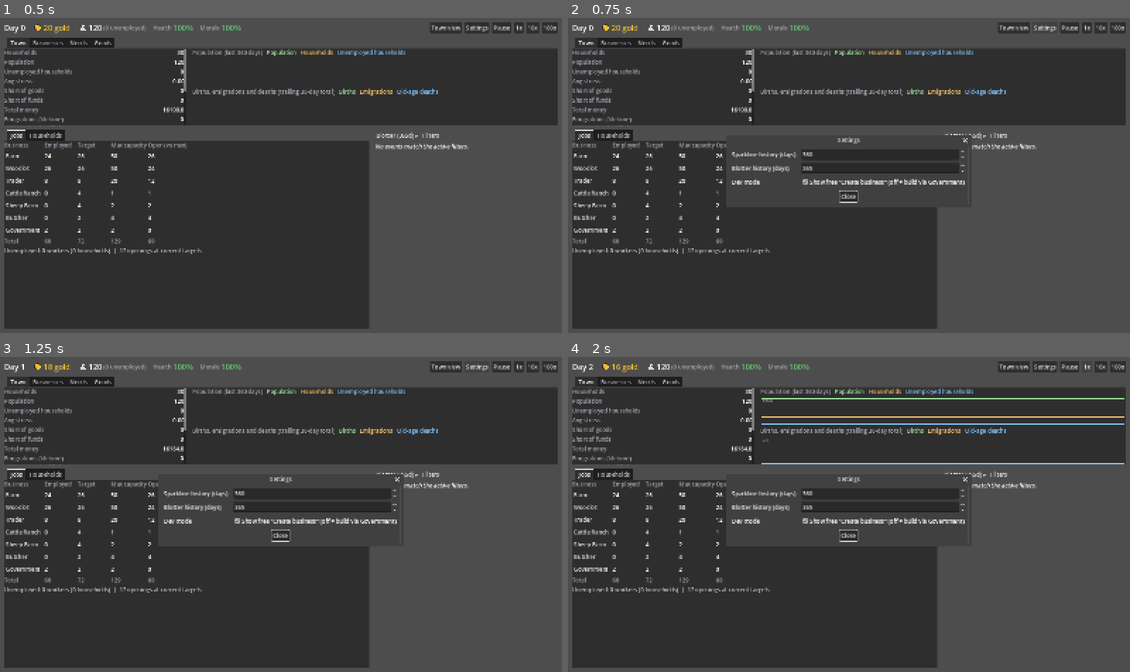
Above: before the commit, frames 1-4 (two rows, left to right).
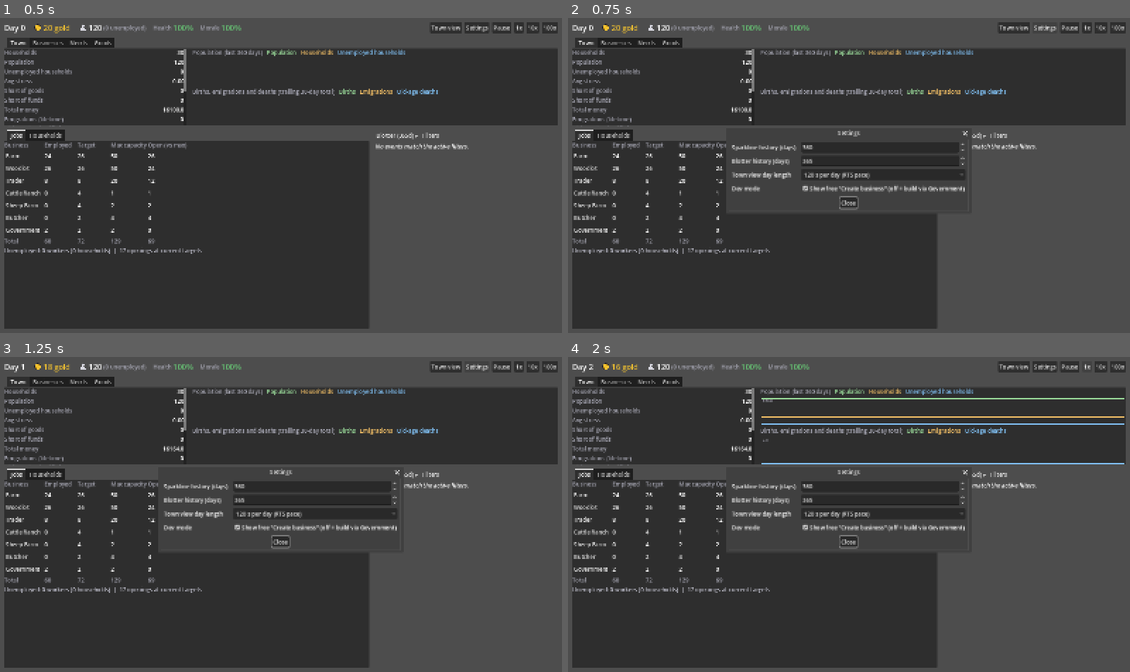
Above: after the commit, the same moments.

Repository: forsman5/sitka
Game: Godot game, scene res://scenes/sim/he_dashboard.tscn
Same seed, same stepped clock (60 frames per second), same inputs: the game is played once before the commit and once after it. This scene is started directly instead of the project's main scene.
Inputs:
- Up to frame 1 (0.5 s): no input
- Up to frame 2 (0.75 s): click "Settings" at 0.5 s
- Up to frame 3 (1.25 s): no input
- Up to frame 4 (2 s): click "1x" at 1.25 s

Frame 1 is identical in both runs. In frame 2, 1.9% of the frame differs, in the area x 29-72%, y 35-61%; in frame 3, 1.9%; in frame 4, 1.9%.

Commit message:
Town view: slower town time with day/night, ticking the sim at dawn
Co-Authored-By: Claude Sonnet 5.5 <noreply@anthropic.com>

Diff:
--- a/scripts/global/game_state.gd
+++ b/scripts/global/game_state.gd
@@ -8,11 +8,16 @@
 const SETTINGS_PATH := "user://settings.cfg"
 const MAX_SPARKLINE_DAYS := 700
 const MAX_BLOTTER_DAYS := 730
+## Real seconds per day in the household economy's Town view.
+const TOWN_DAY_SECONDS_OPTIONS: Array[float] = [120.0, 60.0]
 
 ## Days of history every sparkline/chart shows (the sim retains up to 730).
 var sparkline_days: int = 360
 ## Days of events the household-economy blotter shows.
 var blotter_days: int = 365
+## How long one day lasts in the household Town view (one of
+## TOWN_DAY_SECONDS_OPTIONS). 120 matches the RTS day/night cycle.
+var town_day_seconds: float = 120.0
 ## Dev mode shows the household-economy dashboard's free "Create business"
 ## menu. Turn it off to force new buildings through the Government build menu.
 var dev_mode: bool = true
@@ -93,6 +98,13 @@
 	_save_settings()
 	settings_changed.emit()
 
+func set_town_day_seconds(seconds: float) -> void:
+	if not TOWN_DAY_SECONDS_OPTIONS.has(seconds) or town_day_seconds == seconds:
+		return
+	town_day_seconds = seconds
+	_save_settings()
+	settings_changed.emit()
+
 func set_dev_mode(enabled: bool) -> void:
 	if dev_mode == enabled:
 		return
@@ -105,6 +117,7 @@
 	cfg.set_value("history", "sparkline_days", sparkline_days)
 	cfg.set_value("history", "blotter_days", blotter_days)
 	cfg.set_value("dev", "dev_mode", dev_mode)
+	cfg.set_value("town", "day_seconds", town_day_seconds)
 	cfg.save(SETTINGS_PATH)
 
 func _load_settings() -> void:
@@ -114,3 +127,6 @@
 	sparkline_days = clampi(int(cfg.get_value("history", "sparkline_days", sparkline_days)), 1, MAX_SPARKLINE_DAYS)
 	blotter_days = clampi(int(cfg.get_value("history", "blotter_days", blotter_days)), 1, MAX_BLOTTER_DAYS)
 	dev_mode = bool(cfg.get_value("dev", "dev_mode", dev_mode))
+	var saved_day_seconds := float(cfg.get_value("town", "day_seconds", town_day_seconds))
+	if TOWN_DAY_SECONDS_OPTIONS.has(saved_day_seconds):
+		town_day_seconds = saved_day_seconds
--- a/scripts/sim/harness/capture_town_view.gd
+++ b/scripts/sim/harness/capture_town_view.gd
@@ -2,7 +2,7 @@
 
 ## Saves the household Town view as a PNG (needs a real renderer, so run
 ## without --headless):
-##   godot --path . --script res://scripts/sim/harness/capture_town_view.gd -- --output=C:/tmp/town.png [--days=30] [--preset=build_economy_with_charcoal_burner] [--select=1]
+##   godot --path . --script res://scripts/sim/harness/capture_town_view.gd -- --output=C:/tmp/town.png [--days=30] [--preset=build_economy_with_charcoal_burner] [--select=1] [--time=0.75]
 
 func _init() -> void:
 	call_deferred("_capture")
@@ -12,6 +12,7 @@
 	var days := 0
 	var preset := "build_three_business_economy"
 	var select_id := -1
+	var time_of_day := -1.0
 	for argument in OS.get_cmdline_user_args():
 		if argument.begins_with("--output="):
 			output_path = argument.trim_prefix("--output=")
@@ -19,6 +20,8 @@
 			days = argument.trim_prefix("--days=").to_int()
 		elif argument.begins_with("--preset="):
 			preset = argument.trim_prefix("--preset=")
+		elif argument.begins_with("--time="):
+			time_of_day = argument.trim_prefix("--time=").to_float()
 		elif argument.begins_with("--select="):
 			select_id = argument.trim_prefix("--select=").to_int()
 	var seeds: GDScript = load("res://scripts/sim/household_economy/data/he_scenario_seeds.gd")
@@ -32,6 +35,8 @@
 		dashboard._simulation.advance_ticks(days)
 		dashboard._refresh()
 	dashboard._set_town_mode(true)
+	if time_of_day >= 0.0:
+		dashboard._town_view.set_time_of_day(time_of_day)
 	if select_id != -1:
 		dashboard._town_view.select_business(select_id)
 	await process_frame
--- a/scripts/sim/harness/check_town_view.gd
+++ b/scripts/sim/harness/check_town_view.gd
@@ -79,6 +79,40 @@
 	view._gui_input(wheel)
 	check(view.camera().size < size_before, "Wheel up should zoom in")
 
+	# Town time: one sim day per visual day, ticked at dawn, never scaled by
+	# the dashboard's speed buttons. (Direct assignment, not the setter, so the
+	# check does not rewrite the user's settings file.)
+	var game_state: Node = root.get_node("GameState")
+	var saved_day_seconds: float = game_state.town_day_seconds
+	game_state.town_day_seconds = 60.0
+	dashboard._speed_multiplier = 1.0
+	dashboard._town_phase = dashboard.TOWN_TICK_PHASE
+	var day_before: int = dashboard._simulation.day
+	for i in 250: # a little over one 60 s day of 0.25 s frames
+		dashboard._advance_town_time(0.25)
+	check(dashboard._simulation.day == day_before + 1, "One 60 s town day should tick the sim exactly once (day %d -> %d)" % [day_before, dashboard._simulation.day])
+	check(absf(view.time_of_day() - dashboard._town_phase) < 0.0001, "The view clock should follow the town phase")
+	dashboard._speed_multiplier = 0.0
+	var paused_day: int = dashboard._simulation.day
+	for i in 400:
+		dashboard._process(0.25)
+	check(dashboard._simulation.day == paused_day, "Paused town time must not tick the sim")
+	check(not dashboard._speed_buttons[2].visible and dashboard._speed_buttons[1].text == "Play", "Town mode shows Pause/Play only")
+	dashboard._set_town_mode(false)
+	check(dashboard._speed_buttons[2].visible and dashboard._speed_buttons[1].text == "1x", "Dashboard mode restores the speed buttons")
+	dashboard._set_town_mode(true)
+	game_state.town_day_seconds = saved_day_seconds
+
+	# The shared day/night function the RTS also uses.
+	var sun := DirectionalLight3D.new()
+	var env := Environment.new()
+	var day_night: GDScript = load("res://scripts/world/day_night_cycle.gd")
+	day_night.apply_time(0.5, sun, env, 0.15)
+	check(is_equal_approx(sun.light_energy, 1.2), "Noon light energy should be 1.2 (got %f)" % sun.light_energy)
+	day_night.apply_time(0.0, sun, env, 0.15)
+	check(is_equal_approx(sun.light_energy, 0.0) and is_equal_approx(env.ambient_light_energy, 0.15), "Midnight is dark but keeps the minimum ambient")
+	sun.free()
+
 	# Advancing days and a new business must not move existing sites.
 	dashboard._simulation.advance_ticks(30)
 	dashboard._refresh()
--- a/scripts/sim/household_economy/he_dashboard.gd
+++ b/scripts/sim/household_economy/he_dashboard.gd
@@ -121,6 +121,13 @@
 var _town_view: HETownView
 var _town_mode_button: Button
 var _dashboard_body: Array[Control] = [] # hidden while the town view is shown
+var _speed_buttons: Array[Button] = [] # Pause, 1x, 10x, 100x -- see _set_town_mode
+## Town view clock, 0..1 (0.25 = 06:00). The sim ticks one day each time it
+## passes TOWN_TICK_PHASE, so villagers will later walk out to work the day
+## that was just computed. GameState.town_day_seconds is the real-time length
+## of that day; the dashboard's own 1x/10x/100x scale does not apply here.
+const TOWN_TICK_PHASE := 5.5 / 24.0 # same as Person.WAKE_TIME in the RTS
+var _town_phase: float = TOWN_TICK_PHASE
 var _speed_multiplier: float = 1.0
 var _day_accumulator: float = 0.0
 
@@ -274,6 +281,9 @@
 func _process(delta: float) -> void:
 	if _simulation == null or _ended or _speed_multiplier <= 0.0:
 		return
+	if _town_view != null and _town_view.visible:
+		_advance_town_time(delta)
+		return
 	_day_accumulator += minf(delta, 0.25) * _speed_multiplier / SECONDS_PER_DAY_AT_1X
 	_day_accumulator = minf(_day_accumulator, 8.0) # bound interactive work, same as dashboard.gd
 	var days_to_advance := mini(int(_day_accumulator), 4)
@@ -283,6 +293,19 @@
 		_simulation.advance_ticks(1)
 		_day_accumulator -= 1.0
 	_refresh()
+
+## Advances the Town view clock by `delta` real seconds and steps the sim one
+## day when it passes dawn. Stepped (not scaled) so there is never more than
+## one tick per visual day.
+func _advance_town_time(delta: float) -> void:
+	var before := _town_phase
+	var after := before + minf(delta, 0.25) / GameState.town_day_seconds
+	var ticked := before < TOWN_TICK_PHASE and after >= TOWN_TICK_PHASE
+	_town_phase = fposmod(after, 1.0)
+	_town_view.set_time_of_day(_town_phase)
+	if ticked:
+		_simulation.advance_ticks(1)
+		_refresh()
 
 func _load_scenario() -> void:
 	var builder := pending_builder
@@ -1108,6 +1131,15 @@
 		GameState.set_history_settings(int(sparkline_box.value), int(blotter_box.value))
 	sparkline_box.value_changed.connect(apply)
 	blotter_box.value_changed.connect(apply)
+	var day_label := Label.new()
+	day_label.text = "Town view day length"
+	grid.add_child(day_label)
+	var day_picker := OptionButton.new()
+	for seconds in GameState.TOWN_DAY_SECONDS_OPTIONS:
+		day_picker.add_item("%d s per day%s" % [int(seconds), " (RTS pace)" if seconds == 120.0 else ""])
+	day_picker.select(GameState.TOWN_DAY_SECONDS_OPTIONS.find(GameState.town_day_seconds))
+	day_picker.item_selected.connect(func(index: int) -> void: GameState.set_town_day_seconds(GameState.TOWN_DAY_SECONDS_OPTIONS[index]))
+	grid.add_child(day_picker)
 	var dev_label := Label.new()
 	dev_label.text = "Dev mode"
 	grid.add_child(dev_label)
@@ -1155,6 +1187,7 @@
 	var btn := Button.new()
 	btn.text = label
 	btn.pressed.connect(func() -> void: _speed_multiplier = speed)
+	_speed_buttons.append(btn)
 	return btn
 
 func _on_blotter_toggle_pressed() -> void:
@@ -2563,6 +2596,12 @@
 	for body in _dashboard_body:
 		body.visible = not enabled
 	_town_mode_button.text = "Dashboard" if enabled else "Town view"
+	# Town time has one pace (the day-length setting): Pause and Play only.
+	_speed_buttons[1].text = "Play" if enabled else "1x"
+	_speed_buttons[2].visible = not enabled
+	_speed_buttons[3].visible = not enabled
+	if enabled:
+		_town_view.set_time_of_day(_town_phase)
 
 ## "Open business details" in the town view: back to the dashboard with that
 ## business's detail panel open.
--- a/scripts/sim/household_economy/he_town_view.gd
+++ b/scripts/sim/household_economy/he_town_view.gd
@@ -18,6 +18,7 @@
 signal details_requested(business_id: int)
 
 const HETownLayout = preload("res://scripts/sim/household_economy/he_town_layout.gd")
+const DayNightCycle = preload("res://scripts/world/day_night_cycle.gd")
 
 const MODEL_DIR := "res://assets/models/buildings/"
 ## type_key -> {"model": file name or "barn", "width": world units}. Anything
@@ -59,6 +60,10 @@
 var _selected_site_id: int = -1
 var _left_down := false
 var _rig: Node3D
+var _sun: DirectionalLight3D
+var _environment: Environment
+var _clock_label: Label
+var _time_of_day := 0.25
 
 var _viewport: SubViewport
 var _camera: Camera3D
@@ -98,6 +103,19 @@
 	_unplaced_label.visible = not unplaced.is_empty()
 	_unplaced_label.text = "%d business(es) have no room in the town" % unplaced.size()
 	_refresh_info()
+
+## Sets the town's time of day (0 = midnight, 0.5 = noon): lighting through
+## the shared RTS day/night keyframes, plus the HH:MM readout.
+func set_time_of_day(t: float) -> void:
+	_time_of_day = fposmod(t, 1.0)
+	if _clock_label == null or _sun == null:
+		return
+	DayNightCycle.apply_time(_time_of_day, _sun, _environment, 0.15)
+	var minutes := int(_time_of_day * 24.0 * 60.0)
+	_clock_label.text = "%02d:%02d" % [minutes / 60, minutes % 60]
+
+func time_of_day() -> float:
+	return _time_of_day
 
 ## Selects the site holding `business_id` (no-op if it has none).
 func select_business(business_id: int) -> void:
@@ -139,6 +157,7 @@
 	container.add_child(_viewport)
 
 	var environment := Environment.new()
+	_environment = environment
 	environment.background_mode = Environment.BG_COLOR
 	environment.background_color = Color(0.5, 0.68, 0.82)
 	environment.ambient_light_source = Environment.AMBIENT_SOURCE_COLOR
@@ -152,6 +171,7 @@
 	sun.rotation_degrees = Vector3(-58.0, -35.0, 0.0)
 	sun.light_energy = 1.0
 	sun.shadow_enabled = true
+	_sun = sun
 	_viewport.add_child(sun)
 
 	_rig = CAMERA_SCENE.instantiate()
@@ -198,6 +218,21 @@
 	hint.position = Vector2(10, 6)
 	hint.mouse_filter = Control.MOUSE_FILTER_IGNORE
 	add_child(hint)
+
+	_clock_label = Label.new()
+	_clock_label.add_theme_font_size_override("font_size", 20)
+	_clock_label.add_theme_color_override("font_color", Color(1, 1, 1, 0.95))
+	_clock_label.add_theme_color_override("font_outline_color", Color(0, 0, 0, 0.8))
+	_clock_label.add_theme_constant_override("outline_size", 5)
+	_clock_label.anchor_left = 1.0
+	_clock_label.anchor_right = 1.0
+	_clock_label.offset_left = -110.0
+	_clock_label.offset_right = -12.0
+	_clock_label.offset_top = 6.0
+	_clock_label.horizontal_alignment = HORIZONTAL_ALIGNMENT_RIGHT
+	_clock_label.mouse_filter = Control.MOUSE_FILTER_IGNORE
+	add_child(_clock_label)
+	set_time_of_day(_time_of_day)
 
 	_unplaced_label = Label.new()
 	_unplaced_label.add_theme_color_override("font_color", Color(0.95, 0.6, 0.3))
--- a/scripts/world/day_night_cycle.gd
+++ b/scripts/world/day_night_cycle.gd
@@ -32,6 +32,12 @@
 	_apply(GameState.time_of_day)
 
 func _apply(t: float) -> void:
+	apply_time(t, light, world_env.environment, min_ambient_energy)
+
+## Sets `sun` and `env` (light, ambient and background colour) for time of day
+## `t` in 0..1 (0 = midnight, 0.5 = noon). Static so other scenes -- the
+## household town view -- can light themselves without a GameState clock.
+static func apply_time(t: float, sun: DirectionalLight3D, env: Environment, min_ambient: float) -> void:
 	var a: Array = _KEYS[0]
 	var b: Array = _KEYS[1]
 	for i in range(_KEYS.size() - 1):
@@ -42,10 +48,9 @@
 	var span: float = b[0] - a[0]
 	var f: float = (t - a[0]) / span if span > 0.0 else 0.0
 
-	light.light_energy = lerpf(a[1], b[1], f)
-	light.light_color = (a[2] as Color).lerp(b[2], f)
+	sun.light_energy = lerpf(a[1], b[1], f)
+	sun.light_color = (a[2] as Color).lerp(b[2], f)
 
-	var env := world_env.environment
-	env.ambient_light_energy = maxf(lerpf(a[3], b[3], f), min_ambient_energy)
+	env.ambient_light_energy = maxf(lerpf(a[3], b[3], f), min_ambient)
 	env.ambient_light_color = (a[4] as Color).lerp(b[4], f)
 	env.background_color = (a[5] as Color).lerp(b[5], f)
